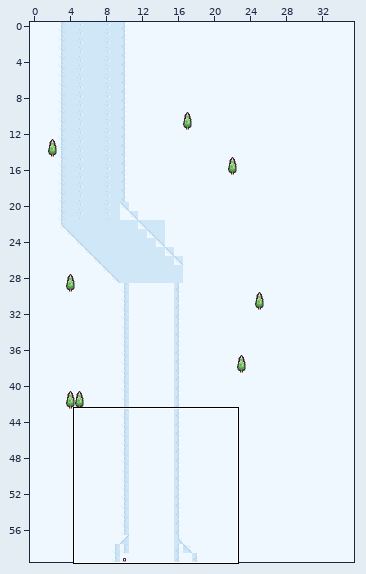
Tiled map: game_components/map_pieces/map_0.tmx. Above: a wide view before the commit, with the close-up outlined.
Close-up. Earlier state:
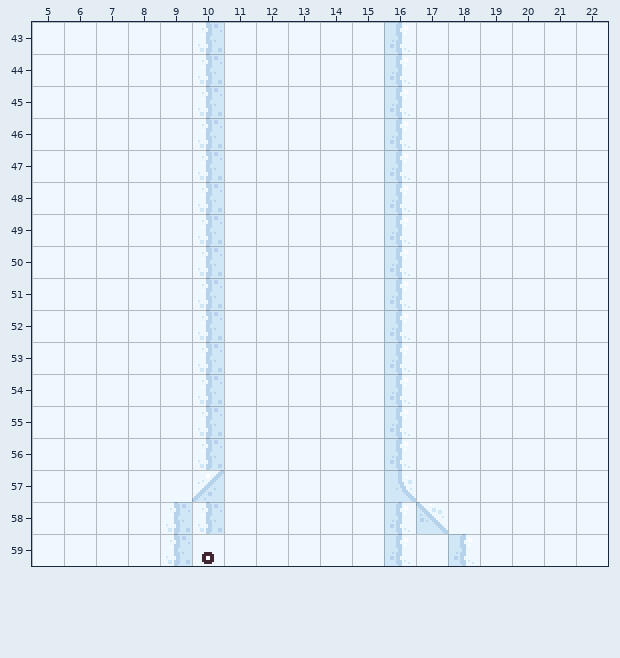
Cells are 16x16 px. Shown: x 5..22, y 43..59. The commit also changed other parts of the map, which this record leaves out.
New version:
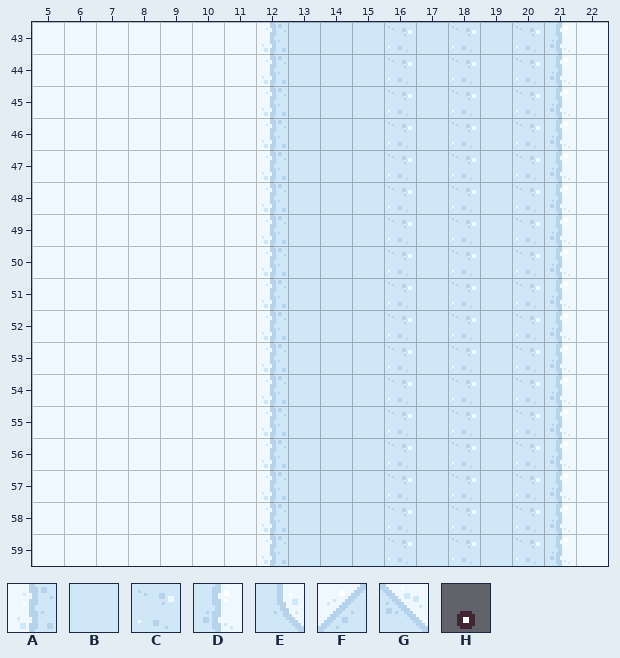
Key: from "FrostyFall": A 1, B 2, C 3, D 4, E 15, F 25, G 28, H 131.
_ is an empty cell.
Diff:
{"where": "layer \"Lanes\""}
{"y":43,"x":10,"old":"A","new":"_"}
{"y":43,"x":12,"old":"____D_____","new":"ABBBCBCBCD"}
{"y":44,"x":10,"old":"A","new":"_"}
{"y":44,"x":12,"old":"____D_____","new":"ABBBCBCBCD"}
{"y":45,"x":10,"old":"A","new":"_"}
{"y":45,"x":12,"old":"____D_____","new":"ABBBCBCBCD"}
{"y":46,"x":10,"old":"A","new":"_"}
{"y":46,"x":12,"old":"____D_____","new":"ABBBCBCBCD"}
{"y":47,"x":10,"old":"A","new":"_"}
{"y":47,"x":12,"old":"____D_____","new":"ABBBCBCBCD"}
{"y":48,"x":10,"old":"A","new":"_"}
{"y":48,"x":12,"old":"____D_____","new":"ABBBCBCBCD"}
{"y":49,"x":10,"old":"A","new":"_"}
{"y":49,"x":12,"old":"____D_____","new":"ABBBCBCBCD"}
{"y":50,"x":10,"old":"A","new":"_"}
{"y":50,"x":12,"old":"____D_____","new":"ABBBCBCBCD"}
{"y":51,"x":10,"old":"A","new":"_"}
{"y":51,"x":12,"old":"____D_____","new":"ABBBCBCBCD"}
{"y":52,"x":10,"old":"A","new":"_"}
{"y":52,"x":12,"old":"____D_____","new":"ABBBCBCBCD"}
{"y":53,"x":10,"old":"A","new":"_"}
{"y":53,"x":12,"old":"____D_____","new":"ABBBCBCBCD"}
{"y":54,"x":10,"old":"A","new":"_"}
{"y":54,"x":12,"old":"____D_____","new":"ABBBCBCBCD"}
{"y":55,"x":10,"old":"A","new":"_"}
{"y":55,"x":12,"old":"____D_____","new":"ABBBCBCBCD"}
{"y":56,"x":10,"old":"A","new":"_"}
{"y":56,"x":12,"old":"____D_____","new":"ABBBCBCBCD"}
{"y":57,"x":10,"old":"F","new":"_"}
{"y":57,"x":12,"old":"____E_____","new":"ABBBCBCBCD"}
{"y":58,"x":9,"old":"AA","new":"__"}
{"y":58,"x":12,"old":"____DG____","new":"ABBBCBCBCD"}
{"y":59,"x":9,"old":"AH","new":"__"}
{"y":59,"x":12,"old":"____D_D___","new":"ABBBCBCBCD"}
{"label":"removed","picture_box":[166,22,224,566]}
{"label":"changed","picture_box":[262,22,570,566]}
